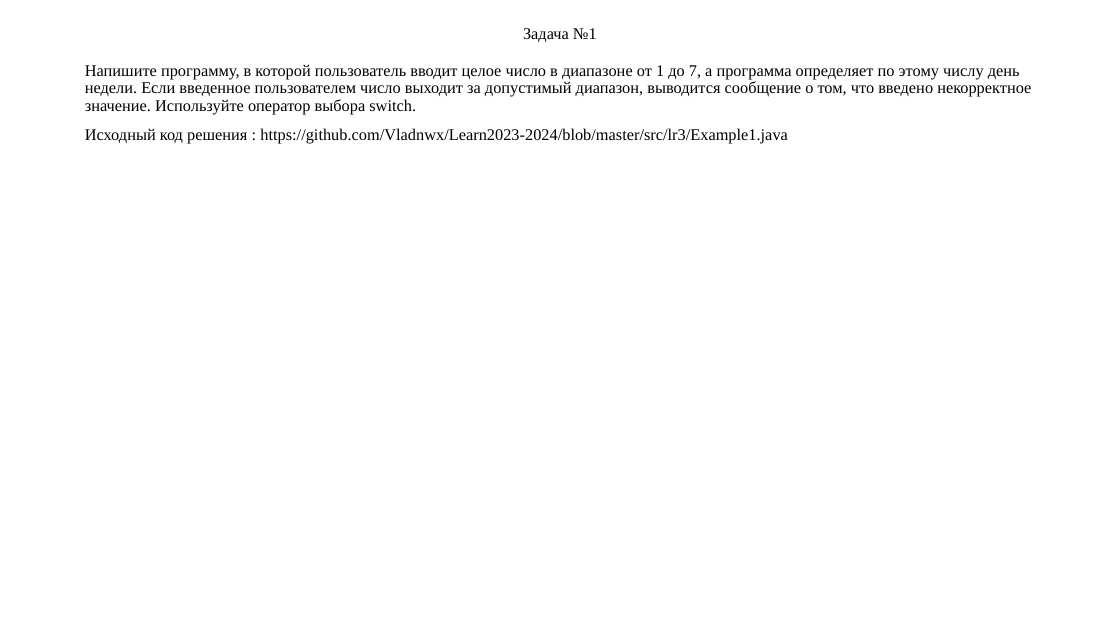
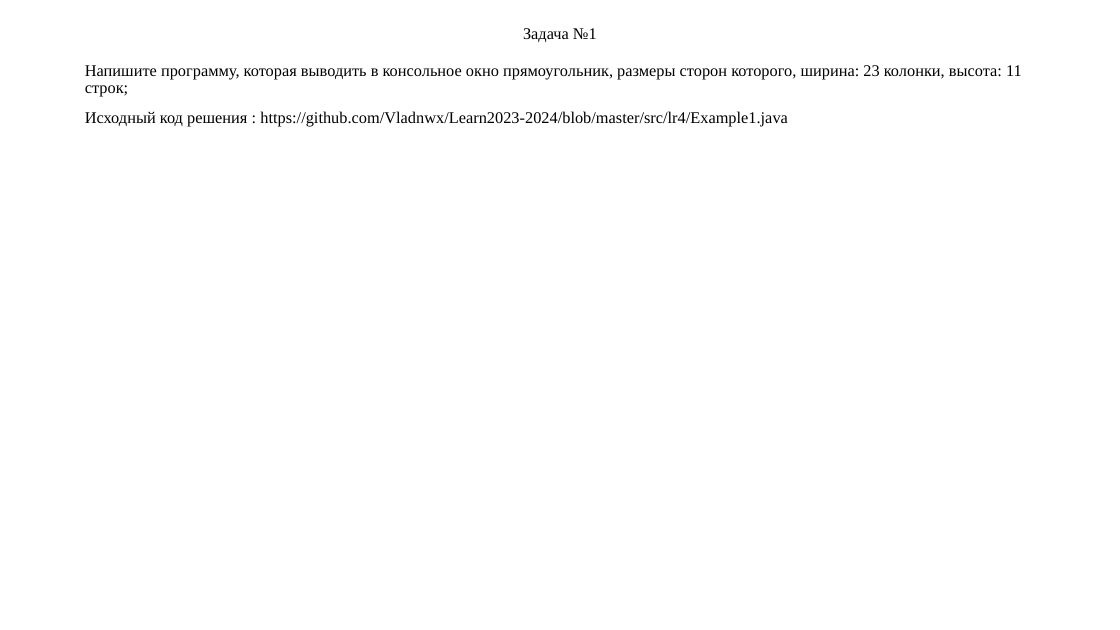
Before and after one commit to Vladnwx/Learn2023-2024, a slide deck: slide 3 of src/lr4/РИЗ-130916у Савельев В.Н. Отчет о выполнении ЛР4.pptx. Drawn at 1120x630 pixels with LibreOffice and Linux fonts; fonts in the diff are those of the drawing. Boxes give left, top, right and bottom in pixels: in the first picture for what was removed or moved away, otherwise in the second. Text is boxed around its words. In the diff, an @@ line names an element or a change of style, - is before the commit and + after.

```diff
--- a/src/lr4/РИЗ-130916у Савельев В.Н. Отчет о выполнении ЛР4.pptx
+++ b/src/lr4/РИЗ-130916у Савельев В.Н. Отчет о выполнении ЛР4.pptx
@@ text at (85, 65, 1022, 127): text changed @@
-Напишите программу, в которой пользователь вводит целое число в диапазоне от 1 до 7, а программа определяет по этому числу день недели. Если введенное пользователем число выходит за допустимый диапазон, выводится сообщение о том, что введено некорректное значение. Используйте оператор выбора switch.
-Исходный код решения : https://github.com/Vladnwx/Learn2023-2024/blob/master/src/lr3/Example1.java
+Напишите программу, которая выводить в консольное окно прямоугольник, размеры сторон которого, ширина: 23 колонки, высота: 11 строк;
+Исходный код решения : https://github.com/Vladnwx/Learn2023-2024/blob/master/src/lr4/Example1.java
```
Also in this commit, not shown: 10 other slides changed, 1 slide removed.
